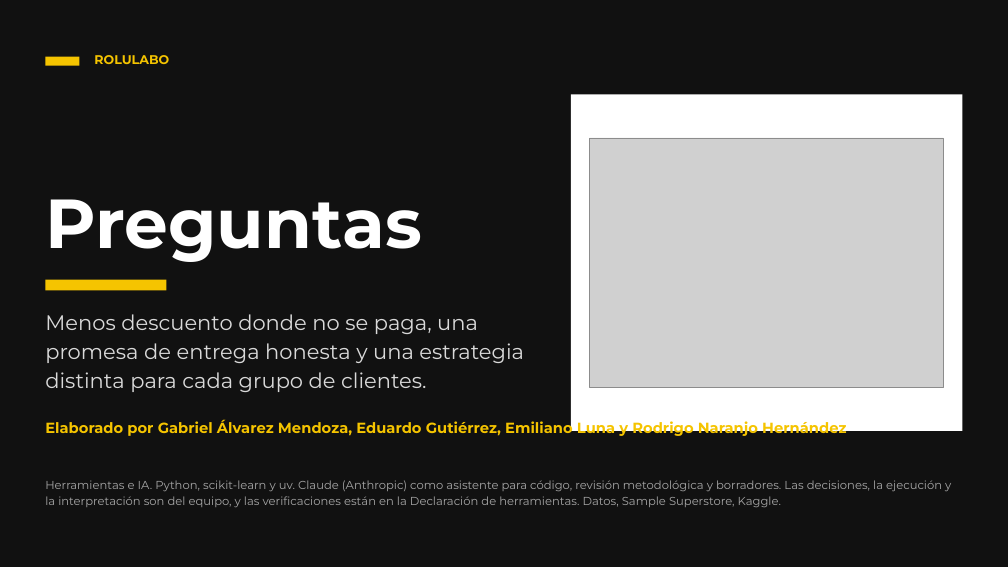
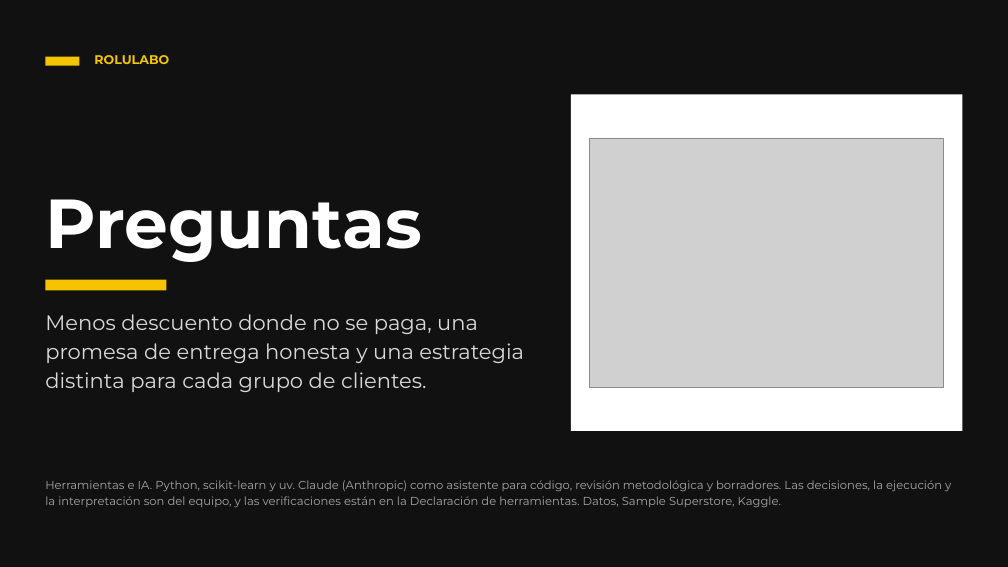
Before and after one commit to gabrielalvarezsurexs/ROLULABO, a slide deck: slide 25 of entregables/Presentacion_Rolulabo.pptx. Drawn at 1008x567 pixels with LibreOffice and Linux fonts; fonts in the diff are those of the drawing; grey boxes stand for pictures. Boxes give left, top, right and bottom in pixels: in the first picture for what was removed or moved away, otherwise in the second. Text is boxed around its words. In the diff, an @@ line names an element or a change of style, - is before the commit and + after.

```diff
--- a/entregables/Presentacion_Rolulabo.pptx
+++ b/entregables/Presentacion_Rolulabo.pptx
@@ text removed at (45,419,846,437) @@
-Elaborado por Gabriel Álvarez Mendoza, Eduardo Gutiérrez, Emiliano Luna y Rodrigo Naranjo Hernández
```
Also in this commit, not shown: 2 other slides changed, 16 other files.
